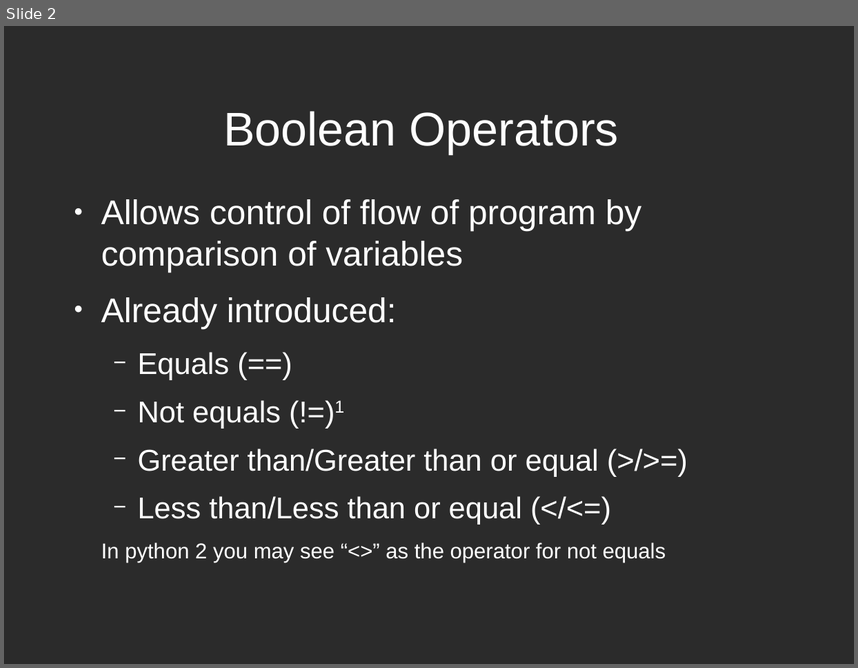
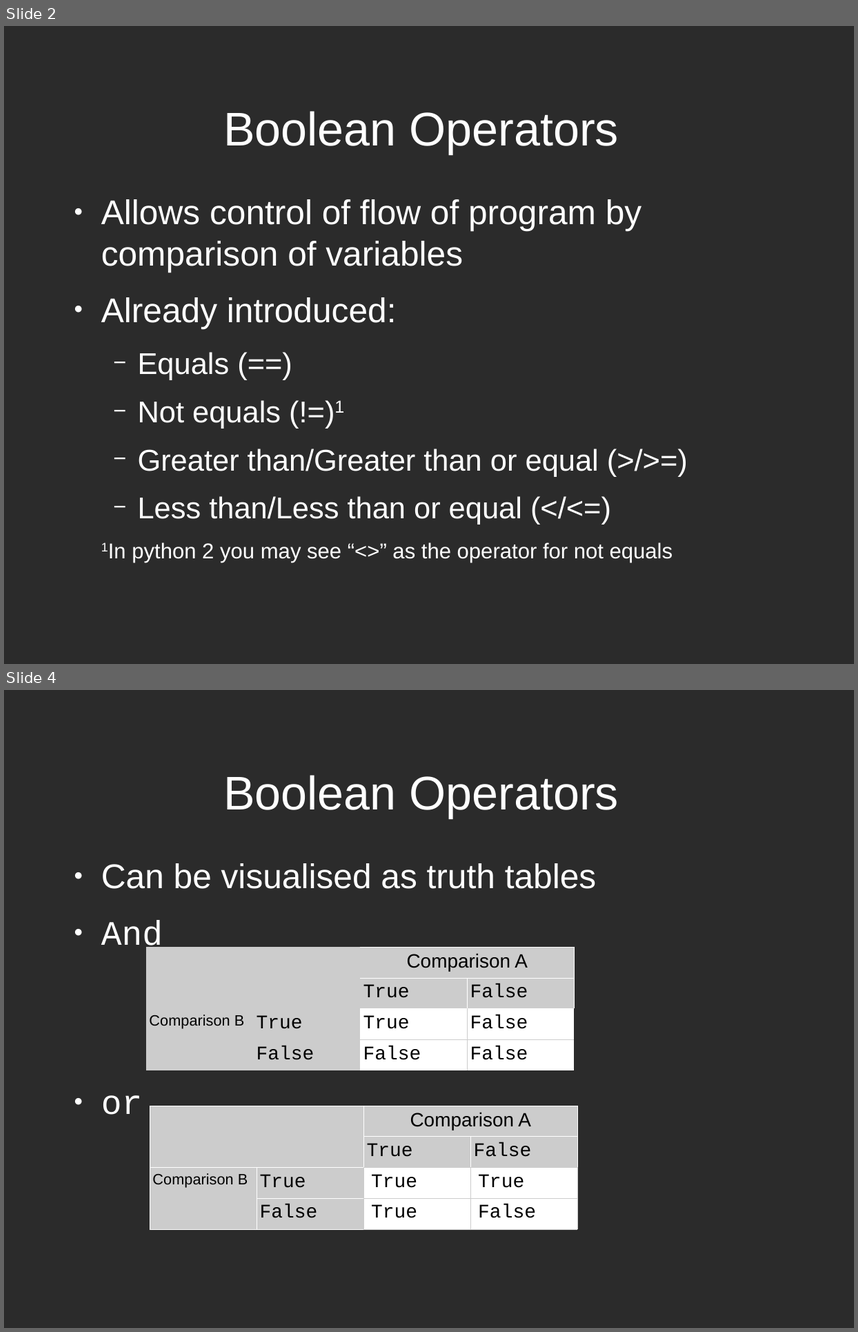
Before and after one commit to Cheltenham-Hackspace/hackspace_python, a slide deck: slides/hackspace_python_slides.odp. Shown one above the other, each under a label of ours: slide 2 before the commit, slides 2 and 4 after it; the slides between them are not shown. The pictures are 858x668 and 858x1332 pixels, drawn with LibreOffice and Linux fonts; fonts in the diff are those of the drawing; background and template pictures are left out; a plain dark background stands for a picture behind light text. Boxes give left, top, right and bottom in pixels: in the first picture for what was removed or moved away, otherwise in the second. Text is boxed around its words. In the diff, an @@ line names an element or a change of style, - is before the commit and + after.

```diff
--- a/slides/hackspace_python_slides.odp
+++ b/slides/hackspace_python_slides.odp
@@ slide 4 added at <box>4,690,854,1328</box>, background picture (left out) @@
@@ title added at <box>223,775,618,818</box>, 44 pt, text #FFFFFF @@
+Boolean Operators
@@ text added at <box>101,863,596,1114</box>, 32 pt, text #FFFFFF @@
+● Can be visualised as truth tables
+● And
+● or
@@ table added at <box>146,947,575,1063</box>, 4 rows, 4 columns @@
+ |  | Comparison A | 
+ |  | True | False
+Comparison B | True | True | False
+ | False | False | False
@@ table added at <box>150,1105,579,1221</box>, 4 rows, 4 columns @@
+ |  | Comparison A | 
+ |  | True | False
+Comparison B | True | True | True
+ | False | True | False
@@ slide 2 changed as well @@
@@ text at <box>132,542,673,562</box>: text changed @@
-In python 2 you may see “<>” as the operator for not equals
+1In python 2 you may see “<>” as the operator for not equals
```
Also in this commit, not shown: 1 other slide changed, 30 other slides added, 1 other file.
